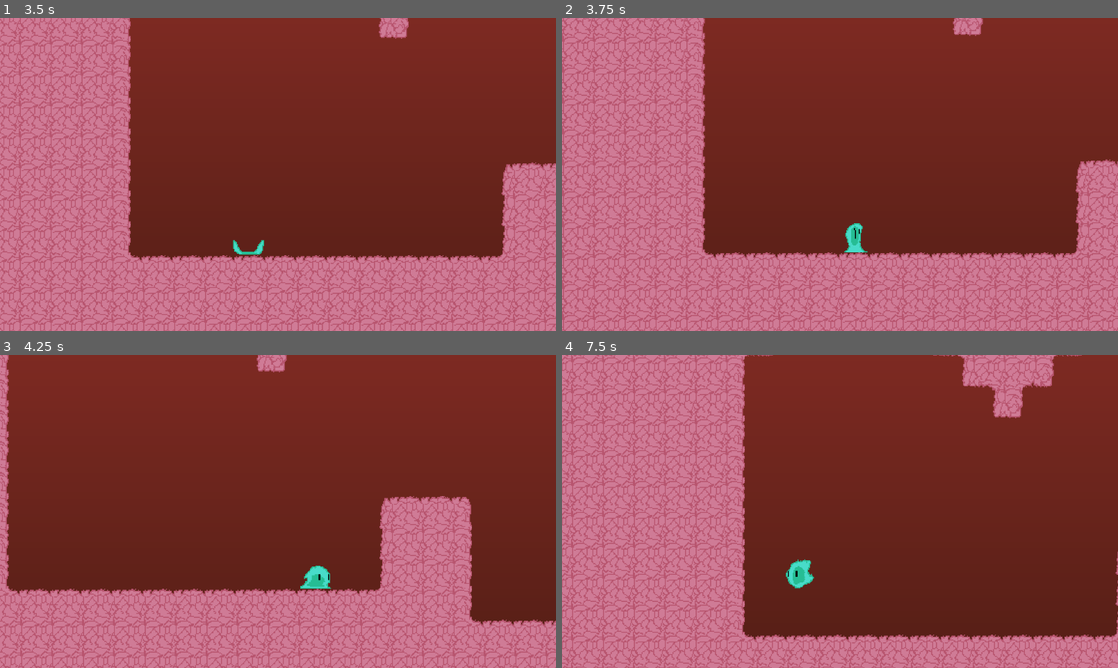
Above: before the commit, frames 1-4 (two rows, left to right).
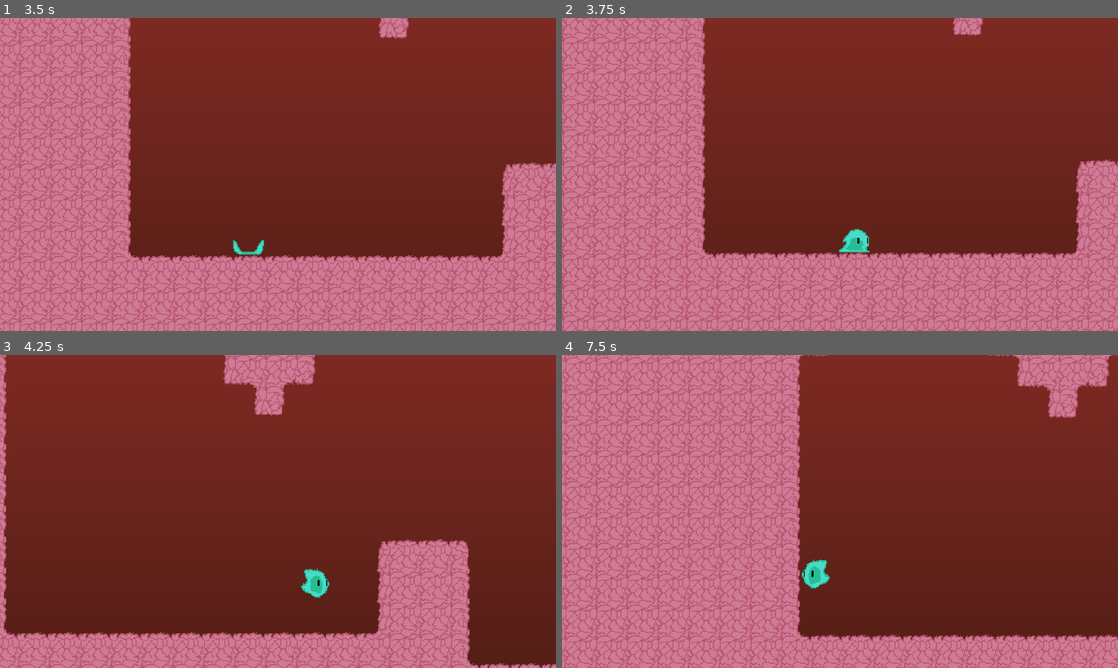
Above: after the commit, the same moments.

Repository: HeyItsEquin/Platformer
Game: Godot game, scene res://MainMenu.tscn
Two runs of this game, one before a commit and one after it. Both use one fixed random seed, a clock stepped at 60 frames per second and the inputs below.
Inputs:
- Up to frame 1 (3.5 s): click "Start" at 0.5 s; hold Ctrl (burrow) 1.28-2.03 s; hold D (move_right) 1.28-2.78 s; tap W (move_up) at 1.52, 1.55, 1.82, 2.1, 2.27, 2.57, 3.05 s; tap Ctrl (burrow) at 2.3 s; hold A (move_left) from 2.78 s (still down); hold Ctrl (burrow) from 2.78 s (still down)
- Up to frame 2 (3.75 s): release A (move_left) at 3.53 s; release Ctrl (burrow) at 3.53 s; hold D (move_right) from 3.53 s (still down); tap Ctrl (burrow) at 3.6 s
- Up to frame 3 (4.25 s): keep holding D (move_right); tap W (move_up) at 3.77, 4.07 s
- Up to frame 4 (7.5 s): tap W (move_up) at 4.35, 4.52, 4.82, 5.27, 5.57, 6.05, 6.6, 6.77, 7.07 s; release D (move_right) at 5.03 s; hold A (move_left) 5.03-5.78 s; tap Ctrl (burrow) at 5.1, 6.8 s; hold D (move_right) 5.78-6.53 s; hold Ctrl (burrow) 5.78-6.53 s; hold A (move_left) from 6.53 s (still down); hold Ctrl (burrow) from 7.28 s (still down)

Frame 1 is identical in both runs. In frame 2, 0.3% of the frame differs, in the area x 49-56%, y 65-75%; in frame 3, 22%; in frame 4, 27%, in the area x 0-100%, y 0-100%.

Commit message:
Fixed an issue, created a smaller issue

Diff:
--- /dev/null
+++ b/Scenes/Checkpoint/Checkpoint.tscn
@@ -0,0 +1,14 @@
+[gd_scene format=3 uid="uid://h38vqs7lc70b"]
+
+[ext_resource type="Script" uid="uid://cu3u2o48bw52y" path="res://Scenes/Checkpoint/checkpoint.gd" id="1_r8gwg"]
+
+[sub_resource type="RectangleShape2D" id="RectangleShape2D_8fjk1"]
+size = Vector2(74, 66)
+
+[node name="Checkpoint" type="Area2D" unique_id=1042893913]
+script = ExtResource("1_r8gwg")
+
+[node name="CollisionShape2D" type="CollisionShape2D" parent="." unique_id=2052093352]
+shape = SubResource("RectangleShape2D_8fjk1")
+
+[connection signal="body_entered" from="." to="." method="_on_body_entered"]
--- /dev/null
+++ b/Scenes/Checkpoint/checkpoint.gd
@@ -0,0 +1,6 @@
+extends Area2D
+
+
+func _on_body_entered(body: Node2D) -> void:
+	if body.is_in_group("Player"):
+		body.latest_checkpoint = global_position
--- a/Scenes/Level1/Level1.tscn
+++ b/Scenes/Level1/Level1.tscn
@@ -2,6 +2,7 @@
 
 [ext_resource type="Texture2D" uid="uid://cr1nyr5kn5m5o" path="res://Assets/sprites/background/level1/Brain Sprite Sheet.png" id="1_kyxg0"]
 [ext_resource type="Script" uid="uid://71hidu5rlk5d" path="res://Scenes/Level1/level_1.gd" id="1_mc20k"]
+[ext_resource type="PackedScene" uid="uid://h38vqs7lc70b" path="res://Scenes/Checkpoint/Checkpoint.tscn" id="3_vxb1s"]
 
 [sub_resource type="TileSetAtlasSource" id="TileSetAtlasSource_yq8de"]
 texture = ExtResource("1_kyxg0")
@@ -63,3 +64,6 @@
 
 [node name="PlayerSpawn" type="Node2D" parent="." unique_id=1422003376]
 position = Vector2(408, 624)
+
+[node name="Checkpoint" parent="." unique_id=367929449 instance=ExtResource("3_vxb1s")]
+position = Vector2(1280, 464)
--- a/Scenes/Player/player.gd
+++ b/Scenes/Player/player.gd
@@ -29,6 +29,8 @@
 var should_jump = true
 var should_burrow = true
 
+var burrow_cancelled = false
+
 const JUMP_APEX_THRESHOLD = 50
 
 const TAKEOFF_FRAMES = 0
@@ -44,6 +46,8 @@
 func _ready() -> void:
 	assert(level)
 
+	latest_checkpoint = level.get_node("PlayerSpawn").position
+
 func _process(delta: float) -> void:
 	update_animation()
 	update_collider()
@@ -52,6 +56,14 @@
 	apply_gravity(delta)
 	process_input(delta)
 	move_and_slide()
+	check_collisions()
+
+func check_collisions() -> void:
+	for i in get_slide_collision_count():
+		var collision = get_slide_collision(i)
+		var collider = collision.get_collider()
+		if collider.is_in_group("Checkpoint"):
+			latest_checkpoint = collider.position
 
 func set_player_control(enabled: bool) -> void:
 	should_move = enabled
@@ -176,11 +188,19 @@
 	if not can_burrow():
 		return
 
+	burrow_cancelled = false
 	is_burrowing = true
 	should_jump = false
 	use_burrowed_speed = true
 	$PlayerSprite.play("enter_burrow", 1.4)
 	await $PlayerSprite.animation_finished
+
+	if burrow_cancelled:
+		is_burrowing = false
+		use_burrowed_speed = false
+		should_jump = true
+		return
+
 	should_jump = true
 	is_burrowing = false
 	is_burrowed = true
@@ -195,6 +215,10 @@
 	return true
 
 func exit_burrow(jumped: bool) -> void:
+	if is_burrowing and not is_burrowed:
+		burrow_cancelled = true
+		return
+
 	if not can_exit_burrow():
 		return
 
@@ -281,6 +305,8 @@
 	$PlayerSprite.play("idle")
 
 func get_latest_checkpoint() -> Vector2:
+	if latest_checkpoint != Vector2.ZERO:
+		return latest_checkpoint
 	return level.get_node("PlayerSpawn").position
 
 func debug() -> void:
--- a/Scenes/Player/player.tscn
+++ b/Scenes/Player/player.tscn
@@ -342,6 +342,6 @@
 
 [node name="PlayerSprite" type="AnimatedSprite2D" parent="." unique_id=1229430777]
 sprite_frames = SubResource("SpriteFrames_onrkg")
-animation = &"enter_burrow"
+animation = &"idle"
 
 [connection signal="animation_finished" from="PlayerSprite" to="." method="_on_player_sprite_animation_finished"]
--- a/project.godot
+++ b/project.godot
@@ -29,6 +29,7 @@
 Player="Group for the player character"
 Camera=""
 Terrain=""
+Checkpoint=""
 
 [input]
 
Not shown, added: Scenes/Checkpoint/checkpoint.gd.uid
